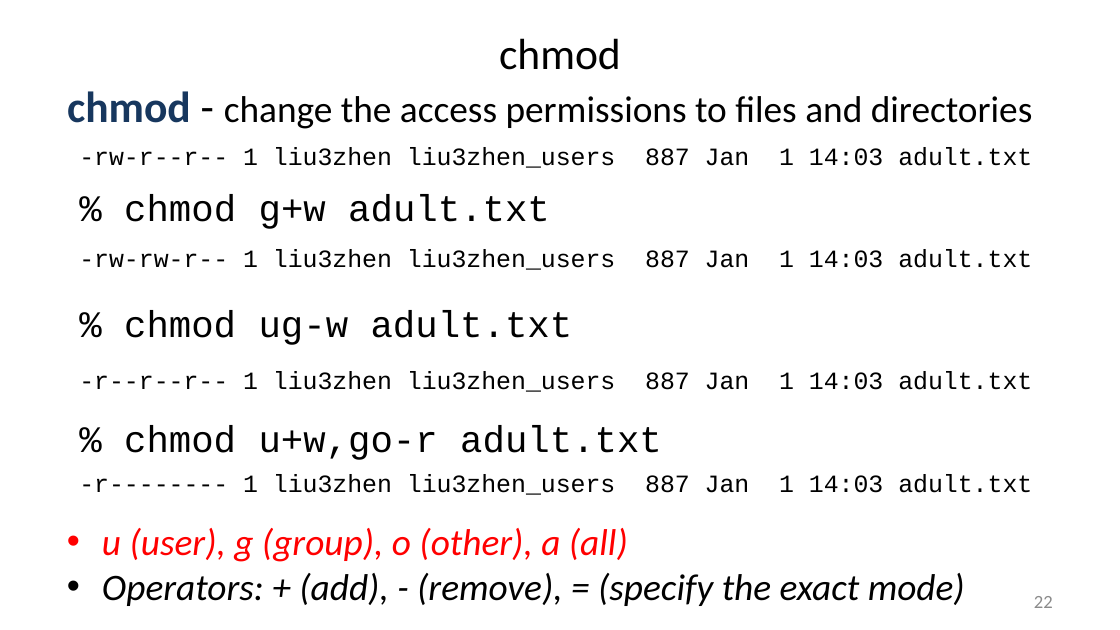
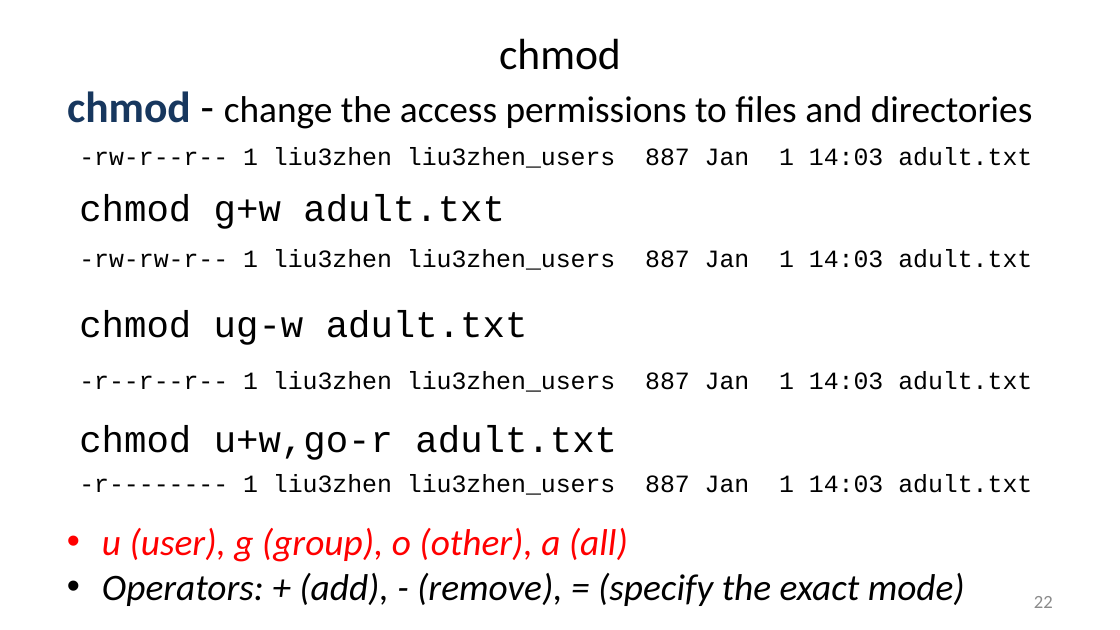
Before and after one commit to liu3zhenlab/teaching, a slide deck: slide 22 of PLPTH813Bioinformatis/2025/1_lecture/lecture02_unix.pptx. Drawn at 1120x630 pixels with LibreOffice and Linux fonts; fonts in the diff are those of the drawing. Boxes give left, top, right and bottom in pixels: in the first picture for what was removed or moved away, otherwise in the second. Text is boxed around its words. In the diff, an @@ line names an element or a change of style, - is before the commit and + after.

```diff
--- a/PLPTH813Bioinformatis/2025/1_lecture/lecture02_unix.pptx
+++ b/PLPTH813Bioinformatis/2025/1_lecture/lecture02_unix.pptx
@@ text at (x1=79, y1=194, x2=505, y2=229): text changed @@
-% chmod g+w adult.txt
+chmod g+w adult.txt
@@ text at (x1=79, y1=311, x2=528, y2=345): text changed @@
-% chmod ug-w adult.txt
+chmod ug-w adult.txt
@@ text at (x1=79, y1=425, x2=617, y2=460): text changed @@
-% chmod u+w,go-r adult.txt
+chmod u+w,go-r adult.txt
```
Also in this commit, not shown: 17 other slides changed.
